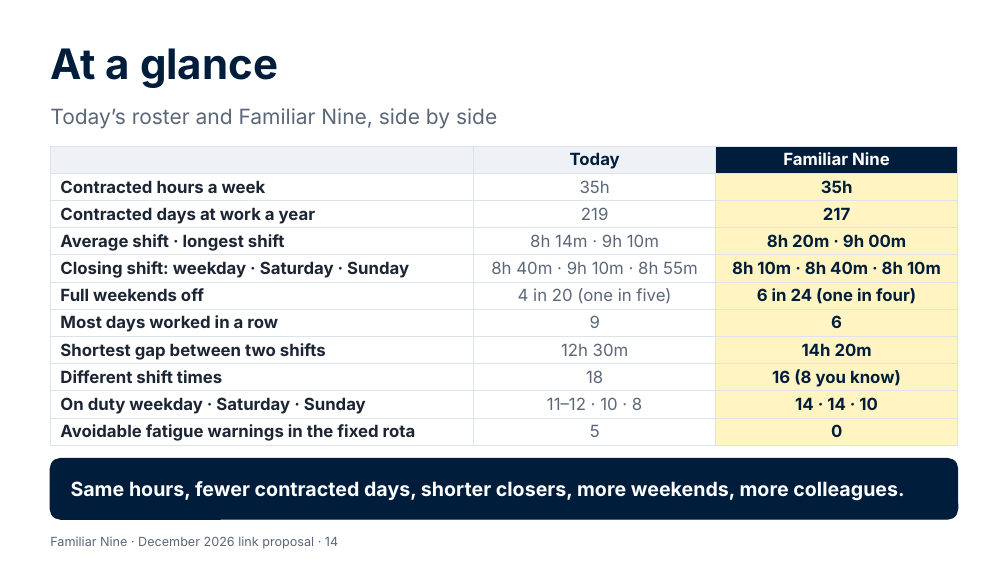
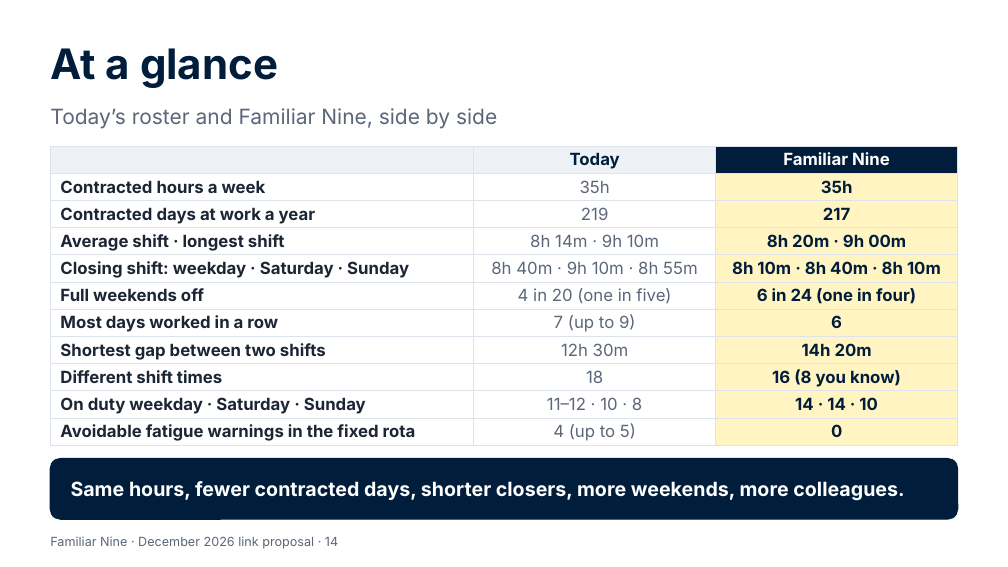
Before and after one commit to Garethdavidmiller/roster-app, a slide deck: slide 14 of docs/proposals/presentations/Familiar-Nine-for-colleagues.pptx. Drawn at 1008x567 pixels with LibreOffice and Linux fonts; fonts in the diff are those of the drawing. Boxes give left, top, right and bottom in pixels: in the first picture for what was removed or moved away, otherwise in the second. Text is boxed around its words. In the diff, an @@ line names an element or a change of style, - is before the commit and + after.

```diff
--- a/docs/proposals/presentations/Familiar-Nine-for-colleagues.pptx
+++ b/docs/proposals/presentations/Familiar-Nine-for-colleagues.pptx
@@ table at (x1=50, y1=146, x2=958, y2=445) @@
-row 7, column 2: 9
+row 7, column 2: 7 (up to 9)
-row 11, column 2: 5
+row 11, column 2: 4 (up to 5)
```
Also in this commit, not shown: 3 other slides changed, 26 other files.
